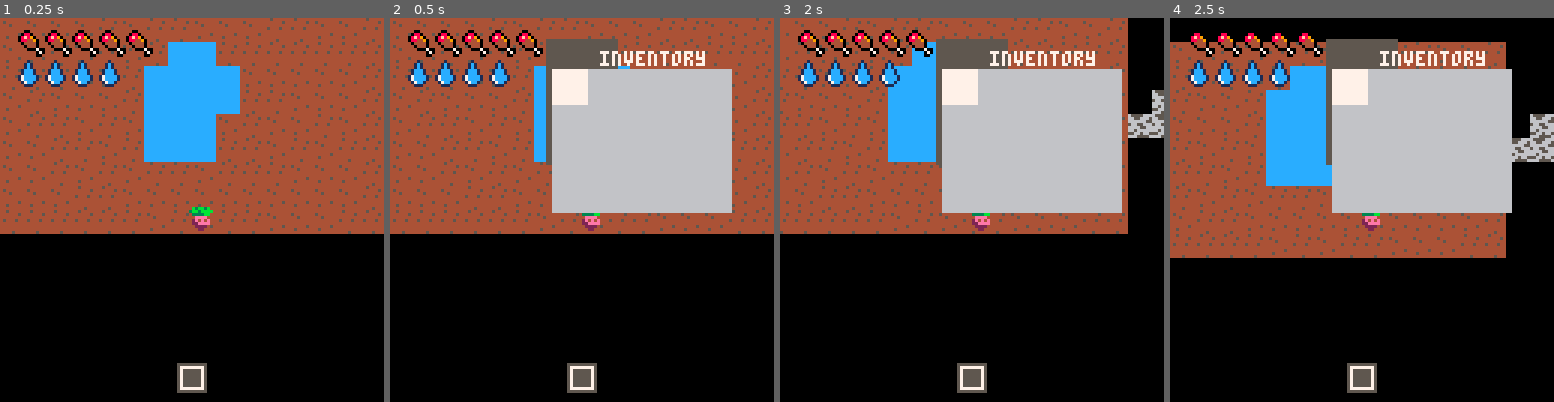
Above: before the commit, frames 1-4 (left to right).
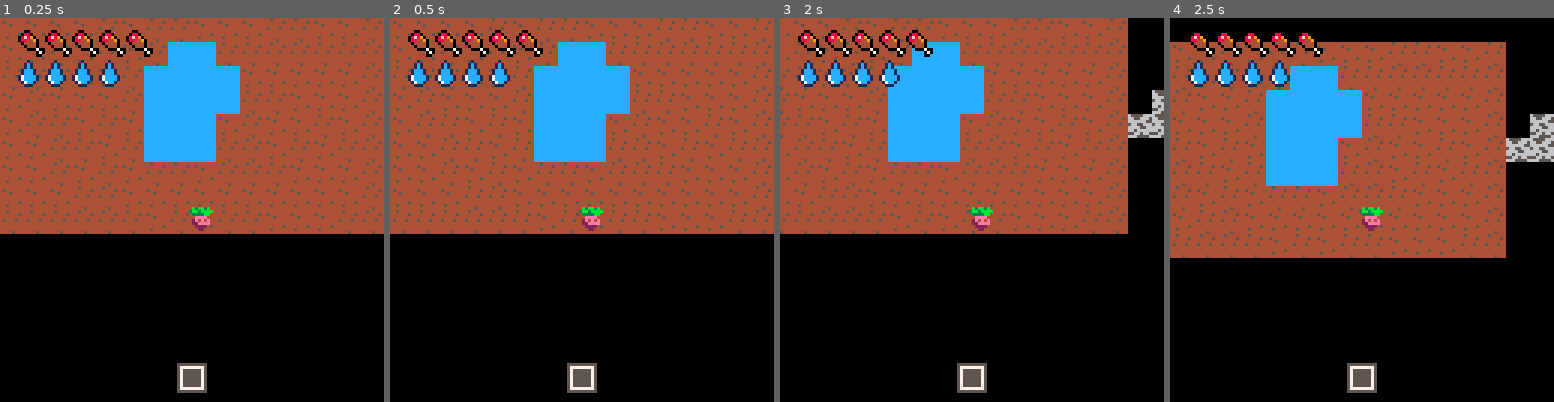
Above: after the commit, the same moments.

Repository: lucaslng/jamhacks-climatastrophe
Game: PICO-8 cartridge climate-collapse.p8
The game is run twice, just before and just after one commit, with the same random seed, the same clock (stepped at 60 frames per second) and the same inputs.
Inputs:
- Up to frame 1 (0.25 s): no input
- Up to frame 2 (0.5 s): tap X (X key) at 0.33 s
- Up to frame 3 (2 s): tap O (Z key) at 0.7, 1.7 s; tap X (X key) at 1.07, 1.85 s; hold Right from 1.6 s (still down)
- Up to frame 4 (2.5 s): release Right at 2.1 s; tap O (Z key) at 2.1 s; hold Up 2.15-2.42 s; hold Right from 2.47 s (still down)

Frame 1 is identical in both runs. In frame 2, 20% of the frame differs, in the area x 40-90%, y 5-51%; in frame 3, 20%; in frame 4, 20%.

Commit message:
removed inventory altogether

Diff:
--- a/climate-collapse.p8
+++ b/climate-collapse.p8
@@ -56,10 +56,6 @@
 		sprite = 1,
 		hunger = 5,
 		thirst = 4,
-		inventory = {},
-		inv_size = 20,
-		selected_slot = 1,
-		show_inventory = false
 	}
 
 	function Player:moveleft(distance)
@@ -97,10 +93,6 @@
 
 	function Player:cely()
 		return flr(self.y / 8)
-	end
-
-	function Player:toggle_inventory()
-		self.show_inventory = not self.show_inventory
 	end
 
 	tornadoes = {}
@@ -126,10 +118,6 @@
 	if (btn(1)) Player:moveright(1)
 	if (btn(2)) Player:moveup(1)
 	if (btn(3)) Player:movedown(1)
-
-	if btnp(5) then
-		Player:toggle_inventory()
-	end
 
 	if btn(4) then
 		if mget(Player:celx(), Player:cely()) == 8 then
@@ -180,10 +168,6 @@
 	-- print("" .. Player.x .. " " .. Player.y .. "", 3, 20, white)
 
 	draw_hotbar()
-
-	if Player.show_inventory then
-		draw_inventory()
-	end
 end
 
 function draw_hotbar()
@@ -201,33 +185,6 @@
 	)
 
 	rect(slot_x, slot_y, slot_x + slot_size - 1, slot_y + slot_size - 1, slot_col)
-end
-
-
-function draw_inventory()
-	local inv_width = 20
-	local inv_height = 30
-	local inv_x = 64 - inv_width/2
-	local inv_y = 32 - inv_height/2
-	local slot_size = 12
-	local cols = 5
-
-	rectfill(inv_x - 2, inv_y - 10, inv_x + inv_width + 1, inv_y + inv_height + 1, darkgray)
-	print("inventory", inv_x + 16, inv_y - 6, white)
-
-	for i=1,Player.inv_size do
-		local col = (i-1) % cols
-		local row = flr((i-1) / cols)
-		local slot_x = inv_x + col * slot_size
-		local slot_y = inv_y + row * slot_size
-		local slot_colour = lightgray
-
-		if i == Player.selected_slot then
-			slot_colour = white
-		end
-
-		rectfill(slot_x, slot_y, slot_x + slot_size - 1, slot_y + slot_size - 1, slot_colour)
-	end
 end
 
 __gfx__
